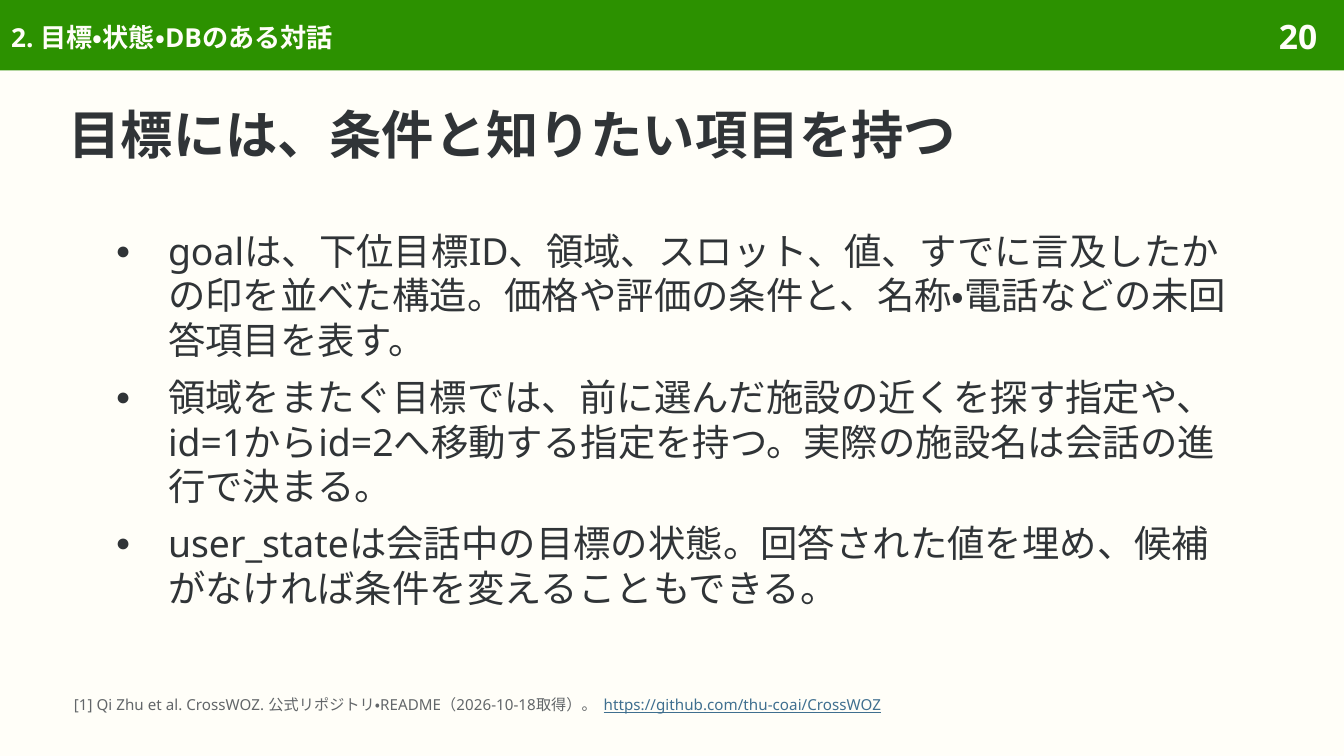
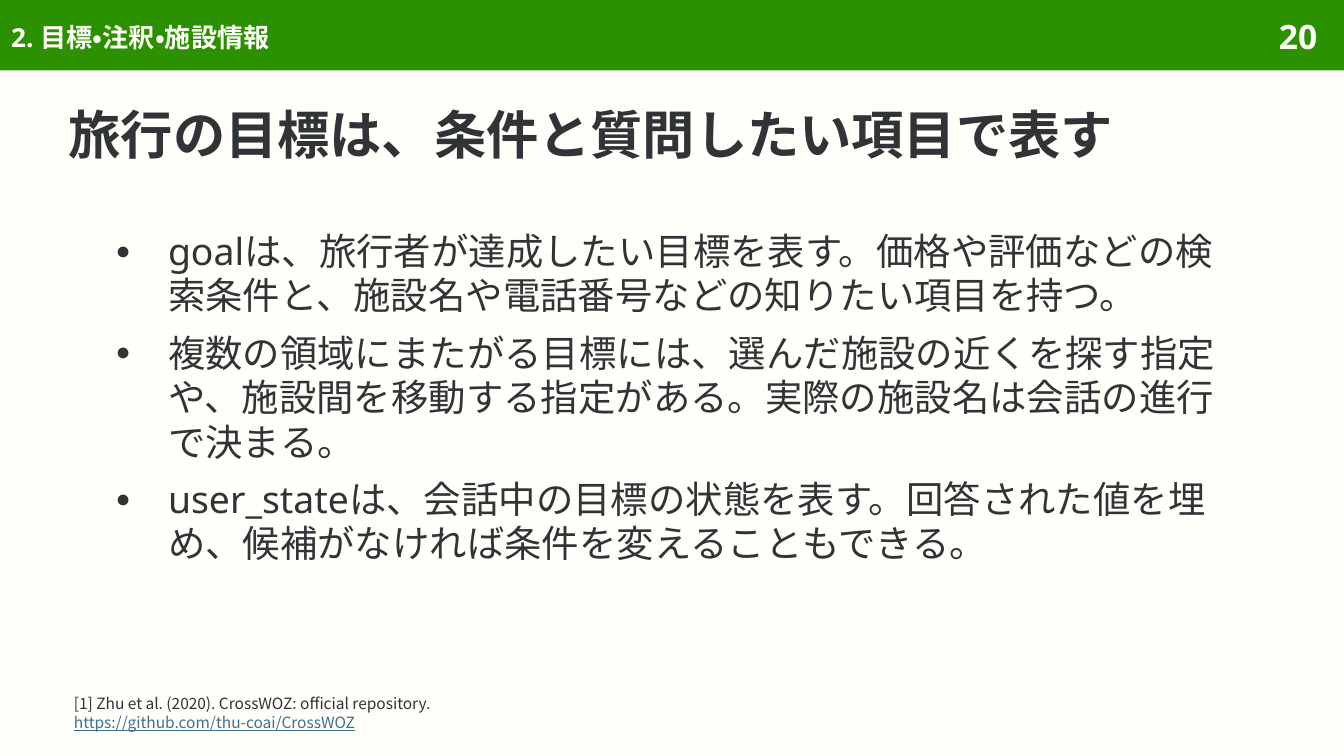
Before and after one commit to sasakiy84/datasets-in-10-minutes, a slide deck: slide 20 of slides/datasets-in-10-minutes-crosswoz.pptx. Drawn at 1344x756 pixels with LibreOffice and Linux fonts; fonts in the diff are those of the drawing. Boxes give left, top, right and bottom in pixels: in the first picture for what was removed or moved away, otherwise in the second. Text is boxed around its words. In the diff, an @@ line names an element or a change of style, - is before the commit and + after.

Commit message:
Revise CrossWOZ explanations around dialogue data and practical use

```diff
--- a/slides/datasets-in-10-minutes-crosswoz.pptx
+++ b/slides/datasets-in-10-minutes-crosswoz.pptx
@@ title at bbox=[11, 24, 269, 50]: text changed @@
-2. 目標・状態・DBのある対話
+2. 目標・注釈・施設情報
@@ title at bbox=[69, 109, 1113, 159]: text changed @@
-目標には、条件と知りたい項目を持つ
+旅行の目標は、条件と質問したい項目で表す
@@ text at bbox=[168, 233, 1215, 560]: text changed @@
-● goalは、下位目標ID、領域、スロット、値、すでに言及したかの印を並べた構造。価格や評価の条件と、名称・電話などの未回答項目を表す。
-● 領域をまたぐ目標では、前に選んだ施設の近くを探す指定や、id=1からid=2へ移動する指定を持つ。実際の施設名は会話の進行で決まる。
-● user_stateは会話中の目標の状態。回答された値を埋め、候補がなければ条件を変えることもできる。
+● goalは、旅行者が達成したい目標を表す。価格や評価などの検索条件と、施設名や電話番号などの知りたい項目を持つ。
+● 複数の領域にまたがる目標には、選んだ施設の近くを探す指定や、施設間を移動する指定がある。実際の施設名は会話の進行で決まる。
+● user_stateは、会話中の目標の状態を表す。回答された値を埋め、候補がなければ条件を変えることもできる。
@@ text at bbox=[74, 696, 430, 732]: text changed; size 8.1 to 8.3 pt; font Noto Sans to Noto Sans CJK JP; text colour #626669 to #303437 @@
-[1] Qi Zhu et al. CrossWOZ. 公式リポジトリ・README（2026-10-18取得）。 https://github.com/thu-coai/CrossWOZ
+[1] Zhu et al. (2020). CrossWOZ: official repository.
+https://github.com/thu-coai/CrossWOZ
```
Also in this commit, not shown: 54 other slides changed, 3 slides removed, 35 other files.
